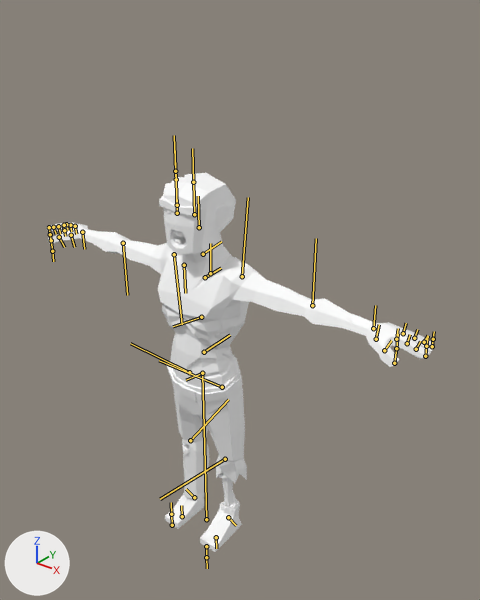
An edit to the Blender file Assets/Zombies/zombie_dismembered.blend, drawn before and after from the same camera.
Rendered twice from a 50 mm camera at (1.74, -1.9, 2.49) aimed at (0.17, 0.06, 1.27). Arrows for +X, +Y and +Z are at lower left; the lights stay in place. The bones that bend it are drawn over the model as lines.

Names of what the first picture shows: 'zombie_head', 'zombie_left_lower_arm', 'zombie_left_upper_arm', 'zombie_lower_left_leg', 'zombie_lower_right_leg', 'zombie_right_lower_arm', 'zombie_right_upper_arm', 'zombie_torso', 'zombie_upper_left_leg', 'zombie_upper_right_leg'.
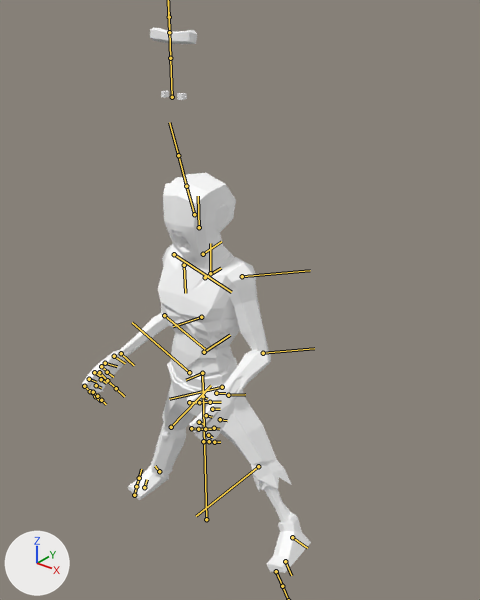
The newer file adds an action. The first version stands in its rest pose; the second is drawn at frame 120 of the action 'Armature|Armature|Armature|Armature|Armature|Take 001|BaseLayer'.

Boxes (x1, y1, x2, y2) around the edits, measured in the pictures (480 x 600 px):
```json
{"object": "zombie_torso", "change": "posed", "before": [158, 245, 249, 416], "after": [158, 244, 256, 416]}
{"object": "zombie_left_lower_arm", "change": "posed", "before": [304, 298, 434, 367], "after": [187, 350, 271, 443], "on screen": "35% narrower, 34% taller"}
{"object": "zombie_head", "change": "posed", "before": [159, 173, 236, 263], "after": [150, 27, 236, 263]}
{"object": "zombie_upper_left_leg", "change": "posed", "before": [198, 397, 247, 483], "after": [220, 395, 292, 492]}
{"object": "zombie_lower_right_leg", "change": "posed", "before": [165, 440, 209, 529], "after": [128, 422, 186, 500], "on screen": "31% wider, 12% shorter"}
{"object": "zombie_left_upper_arm", "change": "posed", "before": [229, 266, 313, 316], "after": [225, 275, 269, 351], "on screen": "47% narrower, 51% taller"}
{"object": "zombie_lower_left_leg", "change": "posed", "before": [200, 478, 242, 552], "after": [264, 485, 311, 573], "on screen": "12% wider, 19% taller"}
{"object": "zombie_right_lower_arm", "change": "posed", "before": [46, 222, 130, 254], "after": [82, 313, 169, 392], "on screen": "142% taller"}
{"object": "zombie_upper_right_leg", "change": "posed", "before": [173, 387, 208, 444], "after": [162, 382, 195, 431]}
{"object": "zombie_right_upper_arm", "change": "posed", "before": [117, 240, 168, 274], "after": [161, 303, 165, 317]}
{"bone": "Eyes", "before": "(177, 213) to (176, 179)", "after": "(172, 97) to (170, 58)"}
{"bone": "Jaw", "before": "(194, 214) to (193, 182)", "after": "(194, 214) to (186, 186)"}
{"bone": "Shoulder_L", "before": "(242, 276) to (248, 197)", "after": "(242, 276) to (310, 270)"}
{"bone": "Elbow_L", "before": "(312, 305) to (316, 238)", "after": "(263, 353) to (314, 348)"}
{"bone": "Shoulder_R", "before": "(174, 254) to (182, 324)", "after": "(174, 254) to (231, 292)"}
{"bone": "Elbow_R", "before": "(123, 243) to (127, 295)", "after": "(164, 315) to (205, 349)"}
{"bone": "UpperLeg_R", "before": "(189, 372) to (130, 343)", "after": "(189, 372) to (132, 322)"}
{"bone": "UpperLeg_L", "before": "(222, 387) to (159, 360)", "after": "(222, 387) to (169, 399)"}
```

Scene script edits in JSON lines:
```json
{"block": "bone_eyes", "where": "bone_eyes = bpy.data.objects['Armature'].pose.bones['Eyes']  # child of 'Head'"}
{"op": "set", "path": "bone_eyes.location", "old": "(0.0, 0.0, 0.0)", "new": "(0.0, 43.7, 0.0)"}
{"block": "bone_eyebrows", "where": "bone_eyebrows = bpy.data.objects['Armature'].pose.bones['Eyebrows']  # child of 'Head'"}
{"op": "set", "path": "bone_eyebrows.location", "old": "(0.0, 0.0, 0.0)", "new": "(0.0, 61.9, 0.0)"}
{"block": "bone_jaw", "where": "bone_jaw = bpy.data.objects['Armature'].pose.bones['Jaw']  # child of 'Head'"}
{"op": "set", "path": "bone_jaw.rotation_quaternion", "old": "(1.0, 0.0, 0.0, 0.0)", "new": "(0.989, 0.151, 0.0, 0.0)", "note": "degrees (0, 0, 0) -> degrees (17, 0, 0)"}
{"block": "bone_shoulder_l", "where": "bone_shoulder_l = bpy.data.objects['Armature'].pose.bones['Shoulder_L']  # child of 'Clavicle_L'"}
{"op": "set", "path": "bone_shoulder_l.rotation_quaternion", "old": "(1.0, 0.0, 0.0, 0.0)", "new": "(0.838, 0.0, 0.0, -0.546)", "note": "degrees (0, 0, 0) -> degrees (0, 0, -66)"}
{"block": "bone_elbow_l", "where": "bone_elbow_l = bpy.data.objects['Armature'].pose.bones['Elbow_L']  # child of 'Shoulder_L'"}
{"op": "set", "path": "bone_elbow_l.rotation_quaternion", "old": "(1.0, 0.0, 0.0, 0.0)", "new": "(0.812, -0.003, -0.583, 0.0)", "note": "degrees (0, 0, 0) -> degrees (-1, -71, 1)"}
{"block": "bone_shoulder_r", "where": "bone_shoulder_r = bpy.data.objects['Armature'].pose.bones['Shoulder_R']  # child of 'Clavicle_R'"}
{"op": "set", "path": "bone_shoulder_r.rotation_quaternion", "old": "(1.0, 0.0, 0.0, 0.0)", "new": "(0.815, 0.0, 0.0, -0.579)", "note": "degrees (0, 0, 0) -> degrees (0, 0, -71)"}
{"block": "bone_elbow_r", "where": "bone_elbow_r = bpy.data.objects['Armature'].pose.bones['Elbow_R']  # child of 'Shoulder_R'"}
{"op": "set", "path": "bone_elbow_r.rotation_quaternion", "old": "(1.0, 0.0, 0.0, 0.0)", "new": "(0.87, -0.015, -0.493, 0.0)", "note": "degrees (0, 0, 0) -> degrees (-3, -59, 2)"}
{"block": "bone_upperleg_r", "where": "bone_upperleg_r = bpy.data.objects['Armature'].pose.bones['UpperLeg_R']  # child of 'Hips'"}
{"op": "set", "path": "bone_upperleg_r.rotation_quaternion", "old": "(1.0, 0.0, 0.0, 0.0)", "new": "(0.987, 0.0, 0.004, 0.161)", "note": "degrees (0, 0, 0) -> degrees (0, 0, 19)"}
{"block": "bone_upperleg_l", "where": "bone_upperleg_l = bpy.data.objects['Armature'].pose.bones['UpperLeg_L']  # child of 'Hips'"}
{"op": "set", "path": "bone_upperleg_l.rotation_quaternion", "old": "(1.0, 0.0, 0.0, 0.0)", "new": "(0.966, 0.0, 0.0, 0.258)", "note": "degrees (0, 0, 0) -> degrees (0, 0, 30)"}
```
